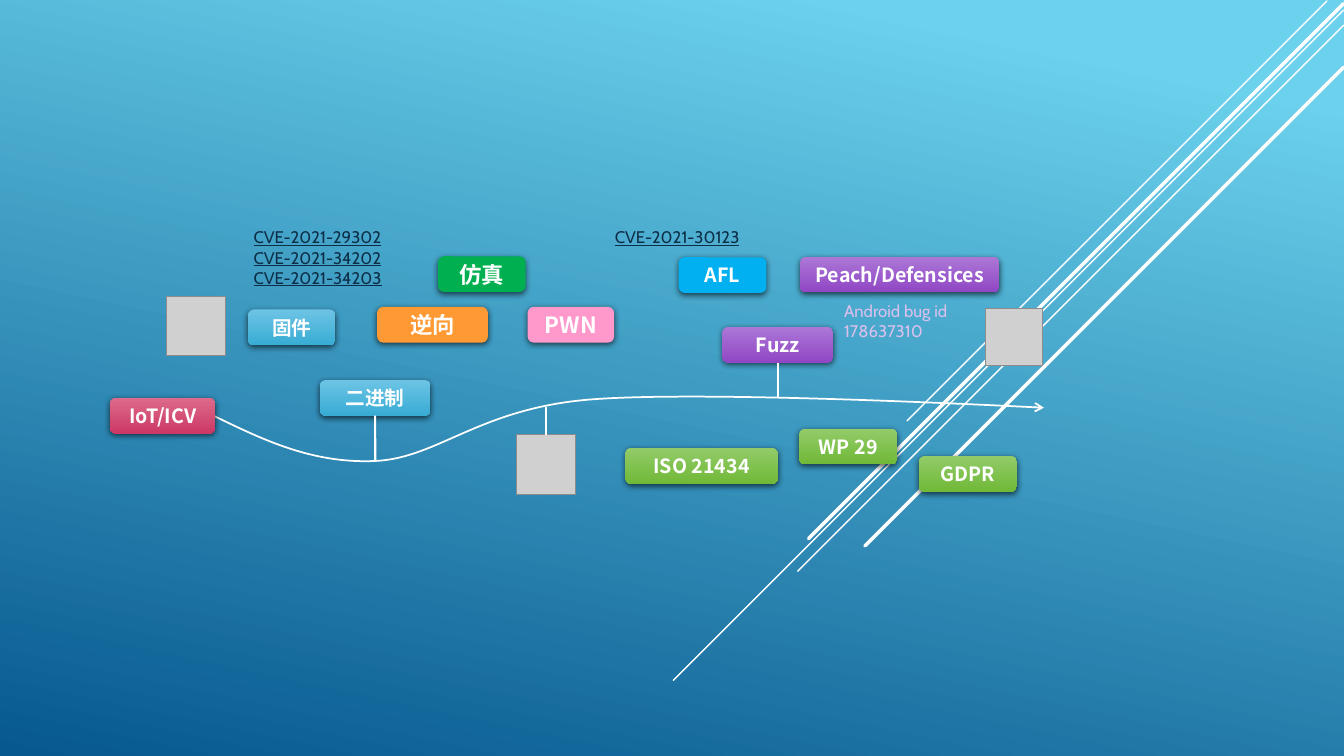
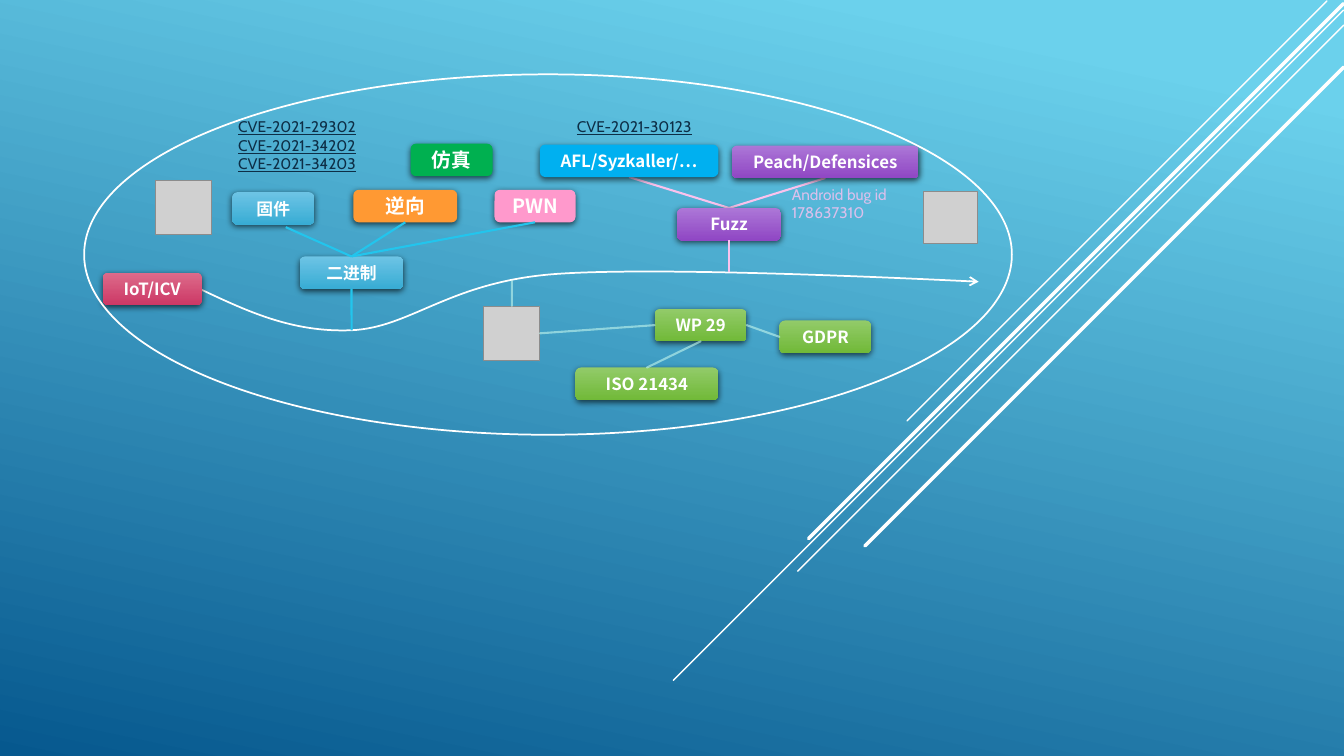
Before and after one commit to liyansong2018/liyansong2018.github.io, a slide deck: slide 1 of other/tech_stack.pptx. Drawn at 1344x756 pixels with LibreOffice and Linux fonts; fonts in the diff are those of the drawing; grey boxes stand for pictures. Boxes give left, top, right and bottom in pixels: in the first picture for what was removed or moved away, otherwise in the second. Text is boxed around its words. In the diff, an @@ line names an element or a change of style, - is before the commit and + after.

```diff
--- a/other/tech_stack.pptx
+++ b/other/tech_stack.pptx
@@ text "CVE-2021-29302": place and size @@
-text "CVE-2021-29302" at bbox=[254, 231, 382, 286]
+text "CVE-2021-29302" at bbox=[238, 119, 356, 172]
@@ text "CVE-2021-30123": place and size @@
-text "CVE-2021-30123" at bbox=[615, 231, 740, 246]
+text "CVE-2021-30123" at bbox=[577, 121, 692, 135]
@@ rounded rectangle "仿真": place and size @@
-rounded rectangle "仿真" at bbox=[439, 256, 526, 291]
+rounded rectangle "仿真" at bbox=[410, 144, 492, 176]
@@ rounded rectangle "AFL/Syzkaller/…": place and size @@
-rounded rectangle "AFL/Syzkaller/…" at bbox=[679, 257, 766, 292]
+rounded rectangle "AFL/Syzkaller/…" at bbox=[540, 144, 719, 176]
@@ rounded rectangle "Peach/Defensices": place and size @@
-rounded rectangle "Peach/Defensices" at bbox=[801, 257, 1000, 292]
+rounded rectangle "Peach/Defensices" at bbox=[732, 145, 919, 177]
@@ text in rounded rectangle at bbox=[561, 153, 698, 171]: text changed; size 14 to 12 pt @@
-AFL
+AFL/Syzkaller/…
@@ size 12 to 11 pt in 3 elements at bbox=[238, 119, 356, 172], bbox=[577, 121, 692, 135], bbox=[792, 186, 887, 218] @@
@@ text "Android bug id": place and size @@
-text "Android bug id" at bbox=[844, 304, 947, 337]
+text "Android bug id" at bbox=[792, 186, 887, 218]
@@ picture: place and size @@
-picture at bbox=[166, 296, 226, 356]
+picture at bbox=[156, 180, 212, 234]
@@ rounded rectangle "固件": place and size @@
-rounded rectangle "固件" at bbox=[248, 310, 336, 345]
+rounded rectangle "固件" at bbox=[233, 193, 315, 225]
@@ rounded rectangle "逆向": place and size @@
-rounded rectangle "逆向" at bbox=[377, 308, 488, 343]
+rounded rectangle "逆向" at bbox=[354, 190, 458, 222]
@@ size 16 to 14 pt in 3 elements at bbox=[410, 144, 492, 176], bbox=[354, 190, 458, 222], bbox=[495, 190, 576, 222] @@
@@ rounded rectangle "PWN": place and size @@
-rounded rectangle "PWN" at bbox=[528, 308, 615, 343]
+rounded rectangle "PWN" at bbox=[495, 190, 576, 222]
@@ rounded rectangle "Fuzz": place and size @@
-rounded rectangle "Fuzz" at bbox=[723, 327, 834, 362]
+rounded rectangle "Fuzz" at bbox=[678, 208, 781, 240]
@@ picture: place and size @@
-picture at bbox=[985, 309, 1043, 366]
+picture at bbox=[924, 192, 978, 244]
@@ rounded rectangle "二进制": place and size @@
-rounded rectangle "二进制" at bbox=[320, 380, 431, 415]
+rounded rectangle "二进制" at bbox=[299, 256, 403, 288]
@@ line moved from (778, 397) - (778, 363) to (729, 272) - (729, 241) @@
@@ line (729, 272) - (729, 241): stroke #FFFFFF 1.5 pt to #FAC2ED 1.5 pt @@
@@ rounded rectangle "IoT/ICV": place and size @@
-rounded rectangle "IoT/ICV" at bbox=[110, 398, 216, 435]
+rounded rectangle "IoT/ICV" at bbox=[103, 272, 202, 304]
@@ freeform shape: place and size @@
-freeform shape at bbox=[214, 397, 1044, 462]
+freeform shape at bbox=[201, 272, 979, 331]
@@ line moved from (375, 461) - (375, 415) to (352, 331) - (352, 289) @@
@@ line (352, 331) - (352, 289): stroke #FFFFFF 1.5 pt to #22C5ED 1.5 pt @@
@@ line moved from (546, 407) - (546, 435) to (512, 281) - (512, 307) @@
@@ line (512, 281) - (512, 307): stroke #FFFFFF 1.5 pt to #C3F7ED 1.5 pt @@
@@ picture: place and size @@
-picture at bbox=[516, 435, 576, 494]
+picture at bbox=[484, 307, 540, 361]
@@ group added at bbox=[84, 75, 1011, 436]: 8 lines, 1 ellipse @@
@@ rounded rectangle "WP 29": place and size @@
-rounded rectangle "WP 29" at bbox=[800, 429, 897, 464]
+rounded rectangle "WP 29" at bbox=[654, 309, 746, 341]
@@ size 14 to 12 pt in 8 elements at bbox=[576, 368, 719, 401], bbox=[233, 193, 315, 225], bbox=[103, 272, 202, 304], bbox=[299, 256, 403, 288], bbox=[678, 208, 781, 240], bbox=[732, 145, 919, 177], bbox=[654, 309, 746, 341], bbox=[779, 321, 871, 353] @@
@@ rounded rectangle "GDPR": place and size @@
-rounded rectangle "GDPR" at bbox=[920, 456, 1017, 492]
+rounded rectangle "GDPR" at bbox=[779, 321, 871, 353]
@@ rounded rectangle "ISO 21434": place and size @@
-rounded rectangle "ISO 21434" at bbox=[625, 448, 777, 484]
+rounded rectangle "ISO 21434" at bbox=[576, 368, 719, 401]
```
Also in this commit, not shown: 6 other files.
